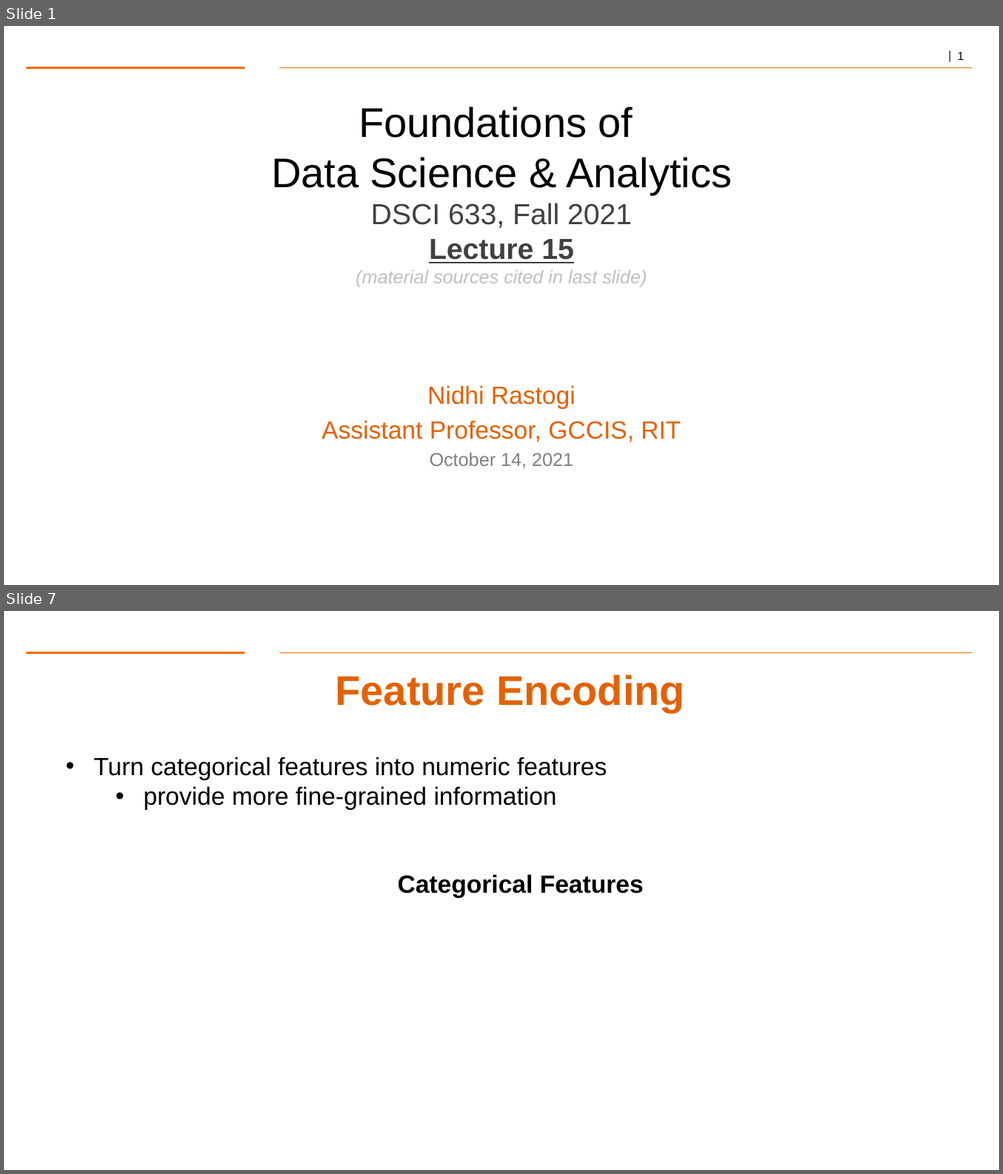
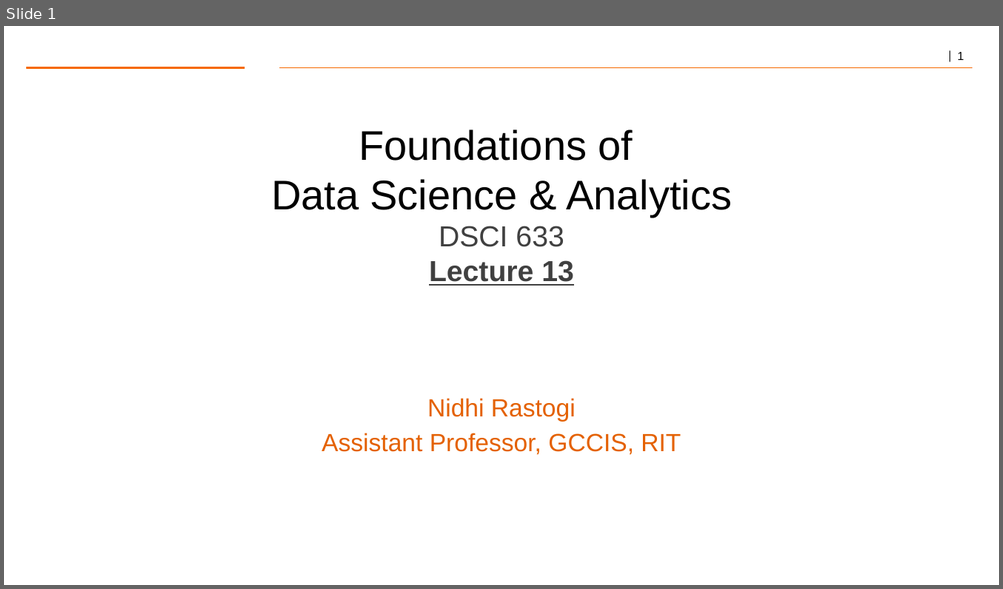
Before and after one commit to gk5951/RIT-DSCI-633-FDS, a slide deck: Syllabus/Lecture13/Lec13.pptx. Shown one above the other, each under a label of ours: slides 1 and 7 before the commit, slide 1 after it; the slides between them are not shown. The pictures are 1003x1174 and 1003x589 pixels, drawn with LibreOffice and Linux fonts; fonts in the diff are those of the drawing; background and template pictures are left out. Boxes give left, top, right and bottom in pixels: in the first picture for what was removed or moved away, otherwise in the second. Text is boxed around its words. In the diff, an @@ line names an element or a change of style, - is before the commit and + after.

```diff
--- a/Syllabus/Lecture13/Lec13.pptx
+++ b/Syllabus/Lecture13/Lec13.pptx
@@ slide 7 removed at (4, 611, 999, 1170), background #FFFFFF; not listed: 2 template elements that a slide beside it also shows @@
@@ title removed at (336, 675, 685, 712) @@
-Feature Encoding
@@ text removed at (94, 757, 606, 810) @@
-• Turn categorical features into numeric features
-  • provide more fine-grained information
@@ text removed at (398, 874, 643, 898) @@
-Categorical Features
@@ slide 1 changed as well @@
@@ text at (271, 130, 731, 286): text changed @@
-Foundations of
-Data Science & Analytics
-DSCI 633, Fall 2021
-Lecture 15
-(material sources cited in last slide)
+Foundations of
+Data Science & Analytics
+DSCI 633
+Lecture 13
@@ text at (430, 453, 573, 469): paragraph removed @@
-October 14, 2021
```
Also in this commit, not shown: 1 other slide changed, 16 slides added, 35 other slides removed, 11 other files.
